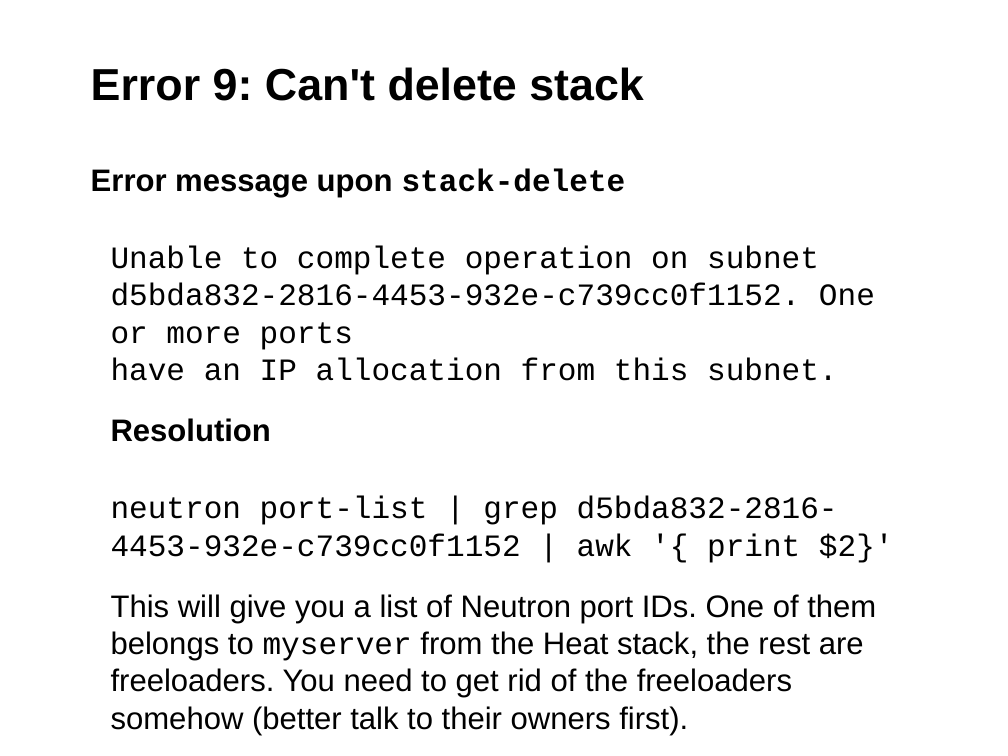
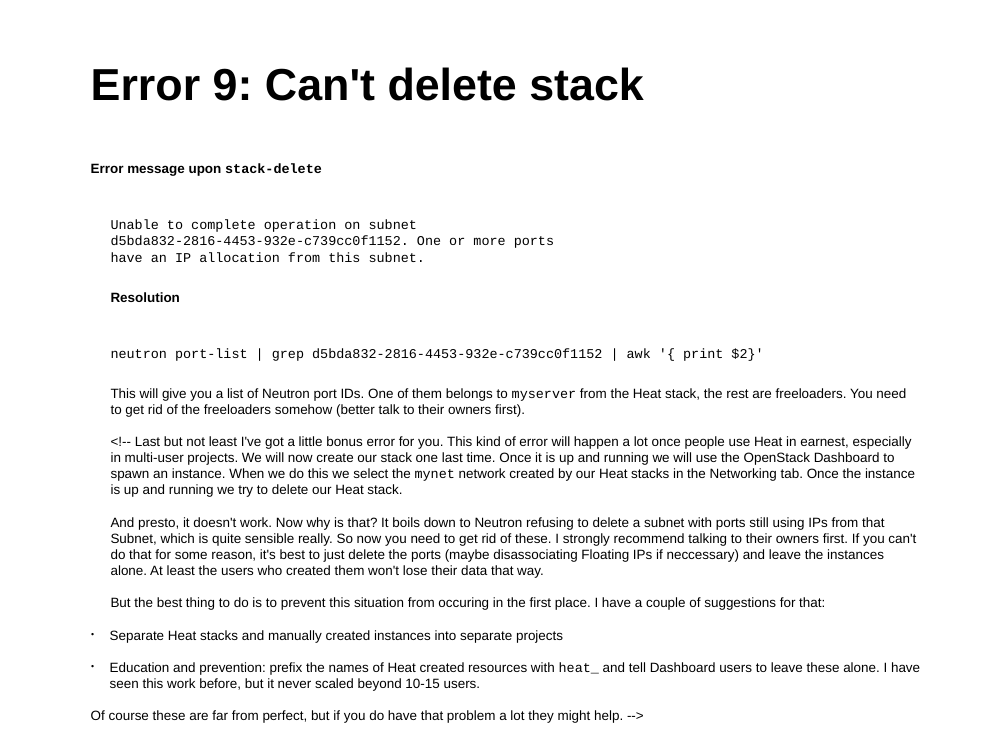
Before and after one commit to jgrassler/heat-workshop-barcelona, a slide deck: slide 34 of presentation.odp. Drawn at 1008x756 pixels with LibreOffice and Linux fonts; fonts in the diff are those of the drawing; background and template pictures are left out. Boxes give left, top, right and bottom in pixels: in the first picture for what was removed or moved away, otherwise in the second. Text is boxed around its words. In the diff, an @@ line names an element or a change of style, - is before the commit and + after.

```diff
--- a/presentation.odp
+++ b/presentation.odp
@@ text at bbox=[91, 163, 906, 417]: size 22.2 to 9.6 pt in "Error message upon stack-delete", "Unable to complete operation on subnet d5bda832-2816-4453-93 ...", "Resolution", "neutron port-list | grep d5bda832-2816-4453-932e-c739cc0f115 ..." and 1 more places @@
@@ text at bbox=[91, 436, 920, 723]: paragraphs added @@
+<!-- Last but not least I've got a little bonus error for you. This kind of error will happen a lot once people use Heat in earnest, especially in multi-user projects. We will now create our stack one last time. Once it is up and running we will use the OpenStack Dashboard to spawn an instance. When we do this we select the mynet network created by our Heat stacks in the Networking tab. Once the instance is up and running we try to delete our Heat stack.
+And presto, it doesn't work. Now why is that? It boils down to Neutron refusing to delete a subnet with ports still using IPs from that Subnet, which is quite sensible really. So now you need to get rid of these. I strongly recommend talking to their owners first. If you can't do that for some reason, it's best to just delete the ports (maybe disassociating Floating IPs if neccessary) and leave the instances alone. At least the users who created them won't lose their data that way.
+But the best thing to do is to prevent this situation from occuring in the first place. I have a couple of suggestions for that:
+• Separate Heat stacks and manually created instances into separate projects
+• Education and prevention: prefix the names of Heat created resources with heat_ and tell Dashboard users to leave these alone. I have seen this work before, but it never scaled beyond 10-15 users.
+Of course these are far from perfect, but if you do have that problem a lot they might help. -->
```
Also in this commit, not shown: 2 other slides changed, 2 slides added, 2 other files.
